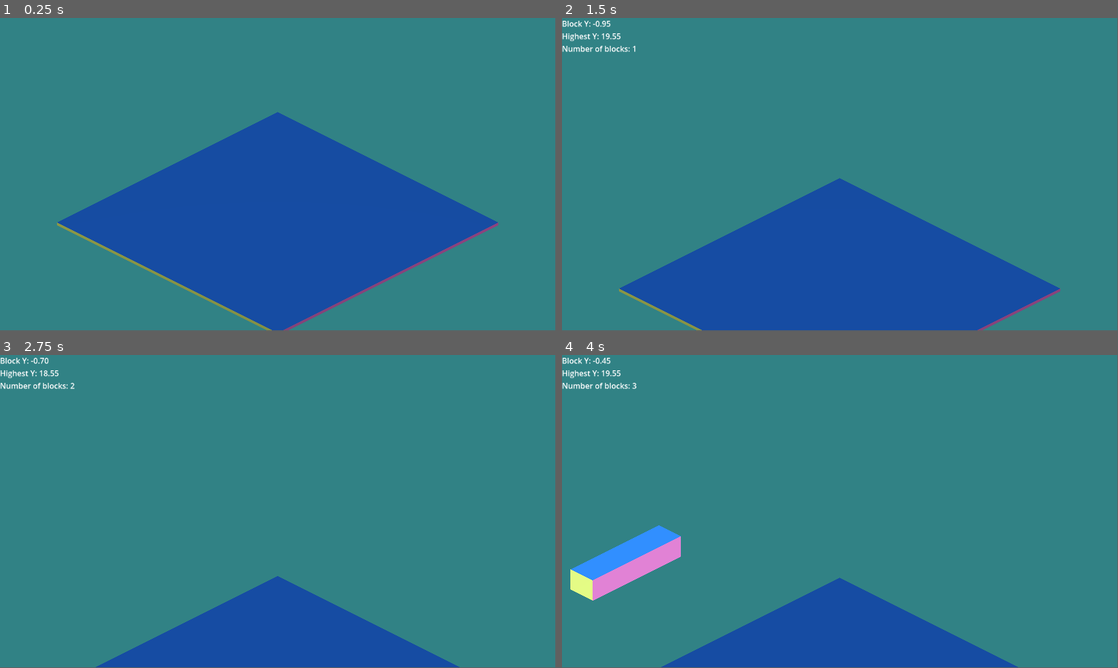
Above: before the commit, frames 1-4 (two rows, left to right).
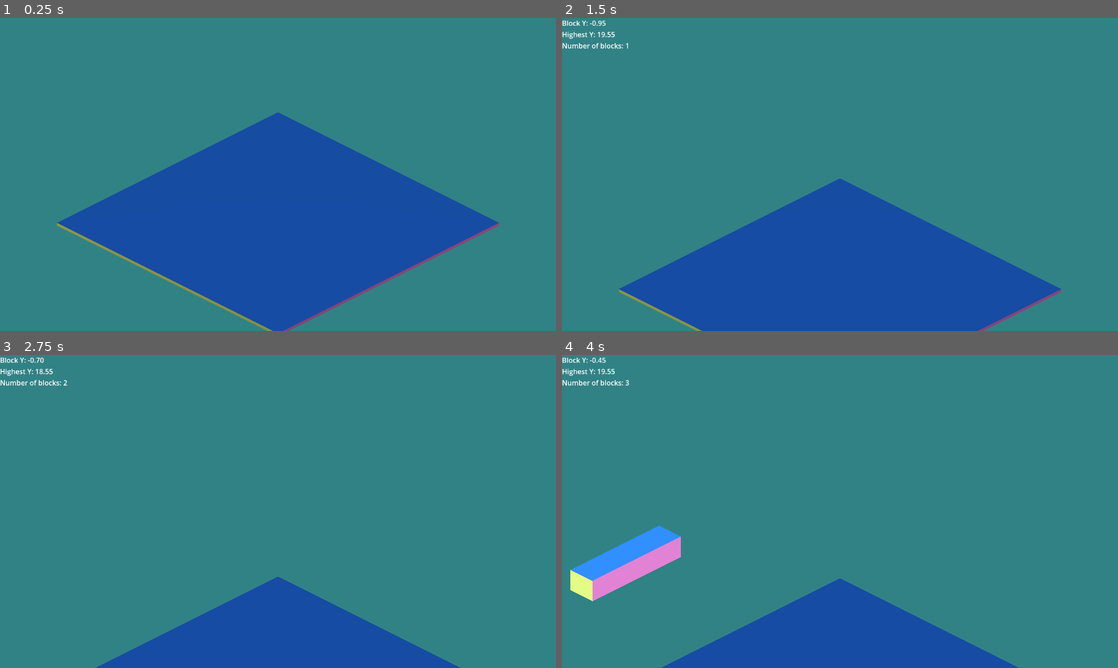
Above: after the commit, the same moments.

Repository: dream-team-reborn/godot-wild-jam-73
Game: Godot game, scene res://scenes/game.tscn
Same seed, same stepped clock (60 frames per second), same inputs: the game is played once before the commit and once after it.
Inputs (mouse positions are in pixels of both pictures, inside the frame that each line leads up to):
- Up to frame 1 (0.25 s): no input
- Up to frame 2 (1.5 s): tap Enter at 0.5 s; move the mouse to (962, 158) at 0.52 s; hold Right (move_right) 0.53-1.25 s; hold Space (confirm) 0.53-1.25 s; click (962, 158) at 0.67 s; drag from (728, 190) to (812, 237) at 1.27 s
- Up to frame 3 (2.75 s): move the mouse to (333, 442) at 2.02 s; hold Right (move_right) from 2.03 s (still down); hold Space (confirm) from 2.03 s (still down)
- Up to frame 4 (4 s): release Right (move_right) at 2.75 s; release Space (confirm) at 2.75 s; drag from (812, 574) to (673, 464) at 2.77 s; move the mouse to (1006, 558) at 3.52 s; hold Left (move_left) from 3.53 s (still down); hold Space (confirm) from 3.53 s (still down)
In our replay, the window is 799x449 before the commit and 800x450 after it. These sizes can differ from the game's own. Grey fills any space a smaller window leaves; there, only what the larger window draws over its background counts as a difference.

The runs differ from the first frame. In frame 1, 0.3% of the frame differs, in the area x 10-90%, y 30-100%; in frame 2, 0.8%; in frame 3, 0.7%; in frame 4, 0.8%, in the area x 0-83%, y 0-100%.

Commit message:
Setup display setting

Diff:
--- a/project.godot
+++ b/project.godot
@@ -29,6 +29,12 @@
 [autoload]
 
 GlobalEventBus="*res://scenes/global_event_bus.tscn"
+
+[display]
+
+window/size/viewport_width=1280
+window/size/viewport_height=720
+window/stretch/aspect="expand"
 
 [editor_plugins]
 
